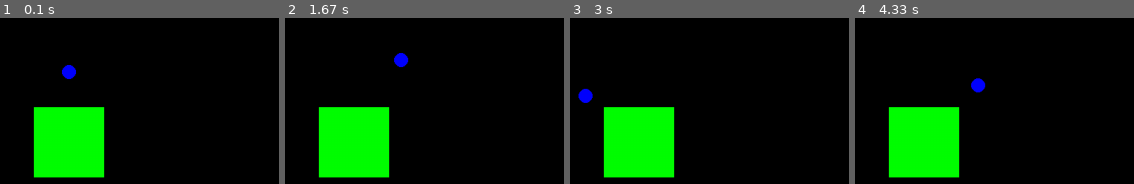
Above: before the commit, frames 1-4 (left to right).
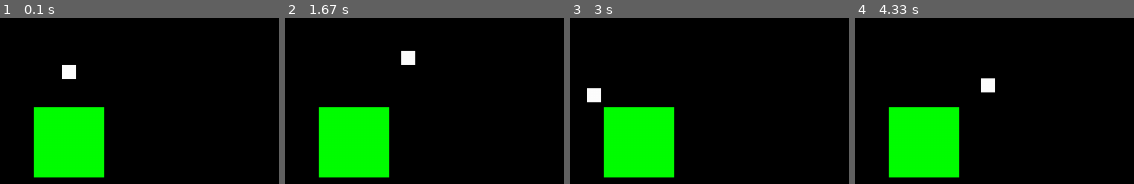
Above: after the commit, the same moments.

Repository: YousefIbrahimkhil/pygame
Game: pygame game, started from game.py
Two runs of this game, one before a commit and one after it. Both use one fixed random seed, a clock stepped at 60 frames per second and the inputs below.
Inputs:
- Up to frame 1 (0.1 s): no input
- Up to frame 2 (1.67 s): hold D 0.33-0.8 s; hold W 0.83-1.13 s; hold D 1.17-1.63 s
- Up to frame 3 (3 s): hold A 1.67-2.2 s; hold S 2.23-2.53 s; hold A 2.57-2.97 s
- Up to frame 4 (4.33 s): hold W 3-3.37 s; hold D 3.4-4.03 s; hold S from 4.07 s (still down)

The runs differ from the first frame. In frame 1, 0.4% of the frame differs, in the area x 22-28%, y 28-37%; in frame 2, 0.6%; in frame 3, 0.7%; in frame 4, 0.7%, in the area x 41-51%, y 36-46%.

Commit message:
Collision added

Diff:
--- a/game.py
+++ b/game.py
@@ -21,7 +21,7 @@
 
 rect_pos = rectangle(screen.get_width() / 2, (screen.get_height() / 2) + 100, 100)
 
-player_pos = pygame.Vector2(screen.get_width() / 2, screen.get_height() / 2)
+player_pos = rectangle(screen.get_width() / 2, screen.get_height() / 2, 20)
 
 with Image.open("level-0.png") as im:
     (width, height) = (im.width, im.height)
@@ -41,7 +41,10 @@
     # fill the screen with a color to wipe away anything from last frame
     screen.fill("black")
 
-    pygame.draw.circle(screen, "blue", player_pos, 10)
+    # point = pygame.player_pos.get_pos()
+    collide = rect_pos.colliderect(player_pos)
+    color = (255, 0, 0) if collide else (255, 255, 255)
+    pygame.draw.rect(screen, color, player_pos)
     pygame.draw.rect(screen, "green", rect_pos)
     keys = pygame.key.get_pressed()
     if keys[pygame.K_w]:
